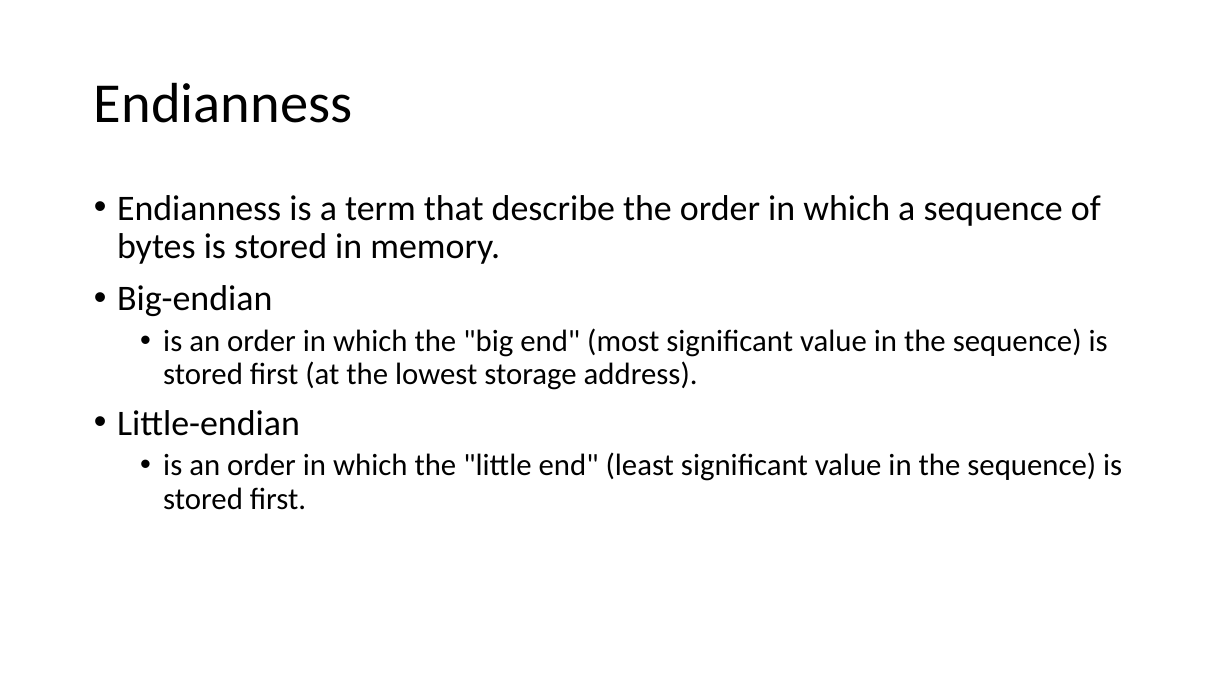
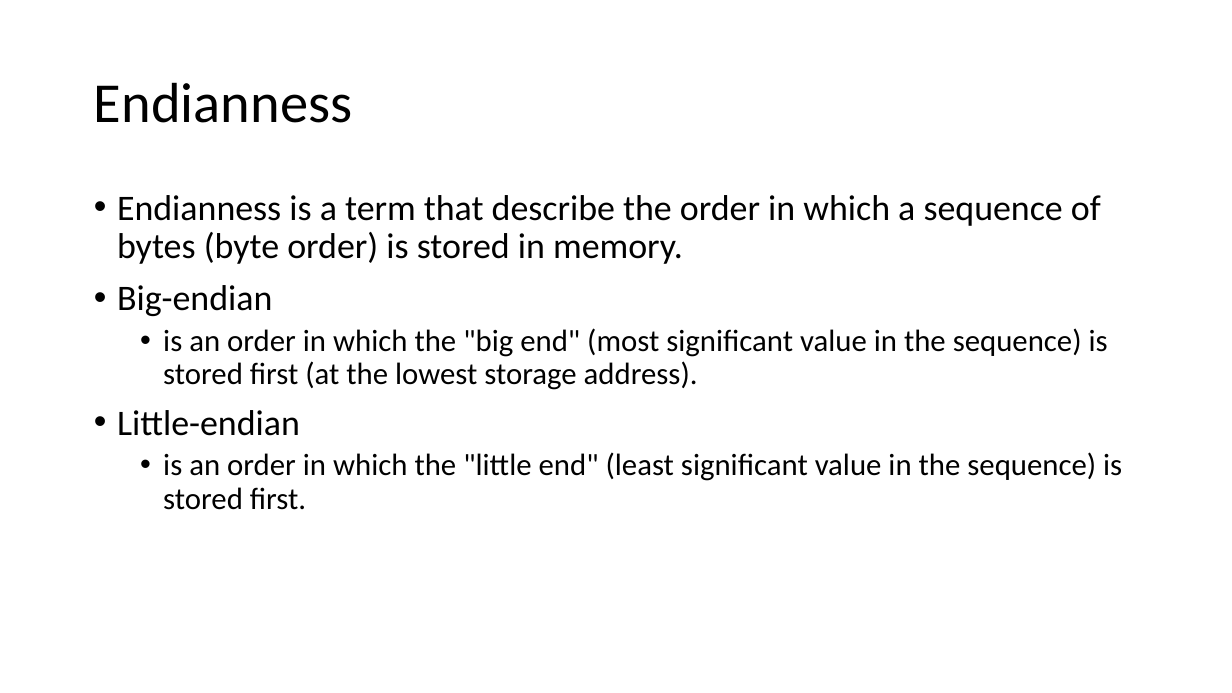
Before and after one commit to frankwxu/digital-forensics-lab, a slide deck: slide 13 of Basic_Computer_Skills_for_Forensics/0_Number_Systems.pptx. Drawn at 1232x693 pixels with LibreOffice and Linux fonts; fonts in the diff are those of the drawing; background and template pictures are left out. Boxes give left, top, right and bottom in pixels: in the first picture for what was removed or moved away, otherwise in the second. Text is boxed around its words. In the diff, an @@ line names an element or a change of style, - is before the commit and + after.

```diff
--- a/Basic_Computer_Skills_for_Forensics/0_Number_Systems.pptx
+++ b/Basic_Computer_Skills_for_Forensics/0_Number_Systems.pptx
@@ text at bbox=[117, 195, 1101, 264]: text changed @@
-• Endianness is a term that describe the order in which a sequence of bytes is stored in memory.
+• Endianness is a term that describe the order in which a sequence of bytes (byte order) is stored in memory.
```
Also in this commit, not shown: 7 other slides changed, 6 slides added, 8 other files.
